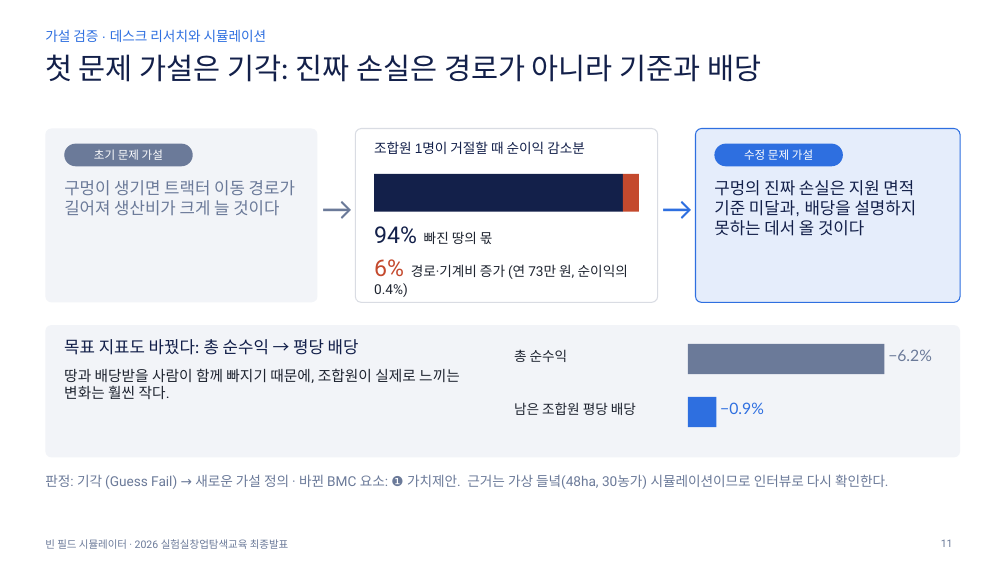
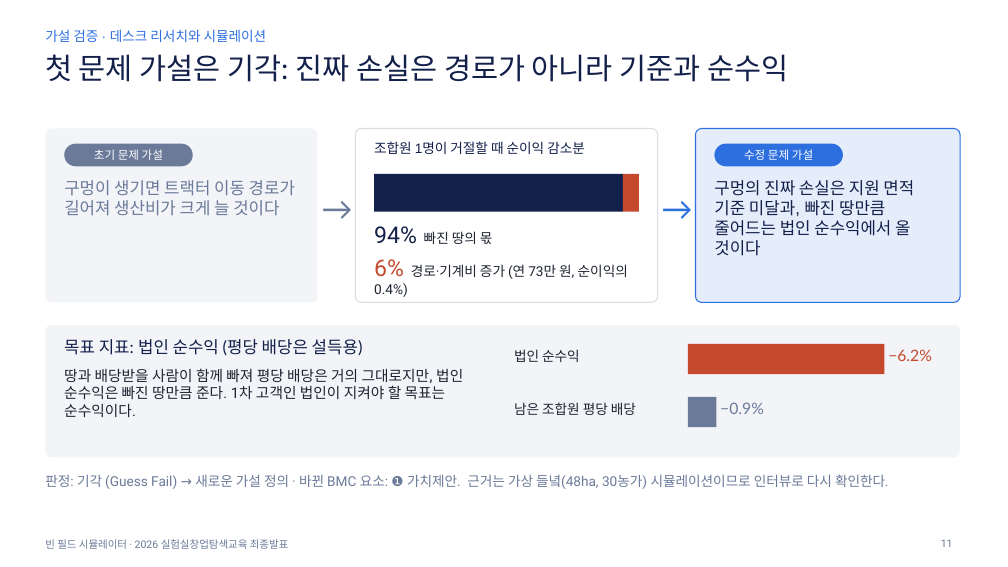
Before and after one commit to yean1234/Cooperative-farming-system, a slide deck: slide 11 of docs/빈필드시뮬레이터_최종발표.pptx. Drawn at 1008x567 pixels with LibreOffice and Linux fonts; fonts in the diff are those of the drawing. Boxes give left, top, right and bottom in pixels: in the first picture for what was removed or moved away, otherwise in the second. Text is boxed around its words. In the diff, an @@ line names an element or a change of style, - is before the commit and + after.

```diff
--- a/docs/빈필드시뮬레이터_최종발표.pptx
+++ b/docs/빈필드시뮬레이터_최종발표.pptx
@@ title at box(45, 54, 788, 82): text changed @@
-첫 문제 가설은 기각: 진짜 손실은 경로가 아니라 기준과 배당
+첫 문제 가설은 기각: 진짜 손실은 경로가 아니라 기준과 순수익
@@ text at box(714, 180, 914, 256): text changed @@
-구멍의 진짜 손실은 지원 면적 기준 미달과, 배당을 설명하지 못하는 데서 올 것이다
+구멍의 진짜 손실은 지원 면적 기준 미달과, 빠진 땅만큼 줄어드는 법인 순수익에서 올 것이다
@@ text at box(64, 339, 363, 356): text changed @@
-목표 지표도 바꿨다: 총 순수익 → 평당 배당
+목표 지표: 법인 순수익 (평당 배당은 설득용)
@@ text at box(514, 349, 580, 362): text changed @@
-총 순수익
+법인 순수익
@@ rectangle at box(688, 344, 885, 374): fill #6B7A99 to #C4492D @@
@@ text "−6.2%" at box(888, 349, 932, 361): text colour #6B7A99 to #C4492D @@
@@ text at box(64, 368, 463, 417): text changed @@
-땅과 배당받을 사람이 함께 빠지기 때문에, 조합원이 실제로 느끼는 변화는 훨씬 작다.
+땅과 배당받을 사람이 함께 빠져 평당 배당은 거의 그대로지만, 법인 순수익은 빠진 땅만큼 준다. 1차 고객인 법인이 지켜야 할 목표는 순수익이다.
@@ rectangle at box(688, 397, 717, 427): fill #2E6FE0 to #6B7A99 @@
@@ text "−0.9%" at box(720, 402, 764, 414): text colour #2E6FE0 to #6B7A99 @@
```
Also in this commit, not shown: 4 other slides changed, 5 other files.
